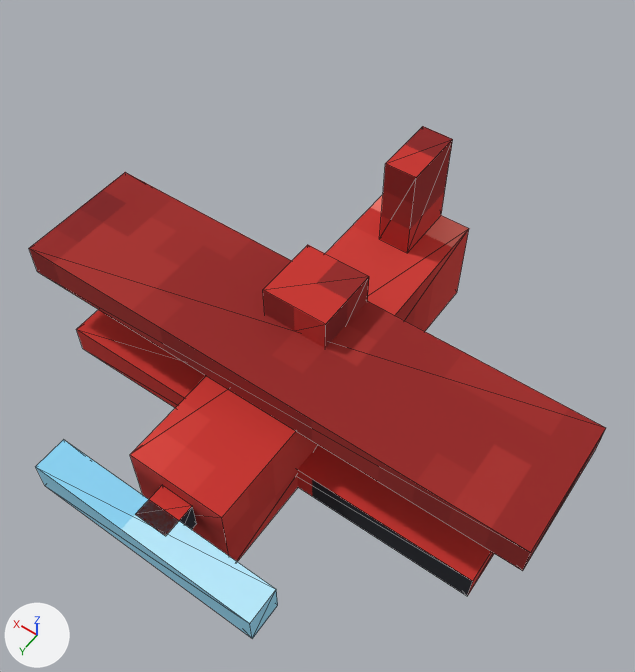
The glTF model public/assets/models/units/lfighter_red.glb: old version first, new version second.
Both versions are drawn from a camera (50 mm lens) standing at (-0.559, 0.842, 2.024) and looking at (0.016, 0.036, 0.757). Lighting does not change. The marker at lower left points along +X, +Y and +Z. The picture after the commit comes second. Mesh edges are drawn as thin lines. Vertices at exactly the same position are counted once.

The scene before the commit, as lines of its bpy script (objects in view):
```python
me_body_rigid_batch = bpy.data.meshes.new('body rigid batch')
me_body_rigid_batch.from_pydata(...)  # 40 vertices, 56 faces; spans x -0.5..0.5, y -0.312..0.438, z 0.0..0.375
me_body_rigid_batch.materials.append(mat_paint)  # picture img_paint
me_prop_rigid_batch = bpy.data.meshes.new('prop rigid batch')
me_prop_rigid_batch.from_pydata(...)  # 16 vertices, 22 faces; spans x -0.219..0.219, y -0.031..0.062, z -0.031..0.031
me_prop_rigid_batch.materials.append(mat_paint)  # picture img_paint
ob_body = bpy.data.objects.new('body', me_body_rigid_batch)
ob_body.parent = ob_root
ob_body.location = (0.0, 0.0, 0.625)
ob_prop = bpy.data.objects.new('prop', me_prop_rigid_batch)
ob_prop.parent = ob_body
ob_prop.location = (0.0, 0.469, 0.125)
```
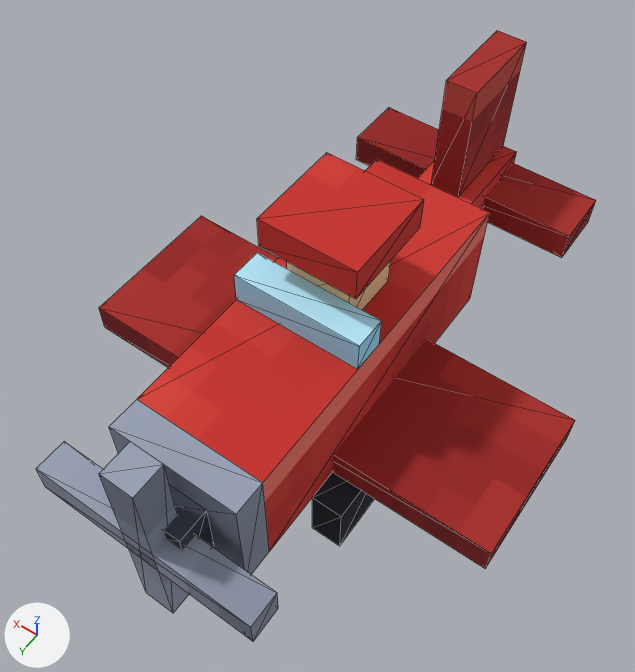
Boxes (x1, y1, x2, y2) around the edits, measured in the pictures (635 x 672 px; the box of a moved part takes in the faces that stretch with it):
'body', reshaped, turned
    before: (29, 126, 606, 596)
    after: (99, 30, 596, 574)
'prop', reshaped, turned, moved
    before: (36, 440, 278, 639)
    after: (36, 442, 278, 641)
part 1 of me_body_rigid_batch, moved or reshaped
    before: (379, 126, 453, 253)
    after: (431, 30, 527, 197)
part 2 of me_body_rigid_batch, added (red)
    after: (257, 153, 424, 299)
part 3 of me_body_rigid_batch, added (red)
    after: (356, 108, 596, 258)
part 4 of me_body_rigid_batch, added
    after: (312, 472, 374, 546)
part 5 of me_body_rigid_batch, moved or reshaped
    before: (263, 245, 369, 348)
    after: (234, 253, 382, 369)
part 6 of me_body_rigid_batch, added (red)
    after: (99, 216, 575, 569)
part 7 of me_body_rigid_batch, rebuilt (12% wider, 13% taller)
    before: (130, 195, 469, 562)
    after: (109, 159, 490, 574)
part 8 of me_body_rigid_batch, deleted (red)
    before: (29, 172, 606, 571)
part 9 of me_body_rigid_batch, deleted
    before: (76, 309, 494, 596)
part 10 of me_body_rigid_batch, added (brown)
    after: (287, 262, 390, 310)
part 11 of me_body_rigid_batch, added (red)
    after: (418, 146, 516, 209)
part 12 of me_prop_rigid_batch, moved or reshaped
    before: (36, 440, 278, 639)
    after: (36, 442, 278, 641)
part 13 of me_prop_rigid_batch, added
    after: (99, 442, 189, 613)
part 14 of me_prop_rigid_batch, added
    after: (164, 485, 214, 550)
part 15 of me_prop_rigid_batch, deleted (red)
    before: (135, 485, 197, 536)

The change, as a diff of the scene's bpy script:
```diff
--- a/public/assets/models/units/lfighter_red.glb.py
+++ b/public/assets/models/units/lfighter_red.glb.py
@@ me_body_rigid_batch @@
 # used by ob_body; parent = ob_root; location = (0.0, 0.0, 0.625)
-me_body_rigid_batch.from_pydata(...)  # 40 vertices, 56 faces; spans x -0.5..0.5, y -0.312..0.438, z 0.0..0.375
+me_body_rigid_batch.from_pydata(...)  # 84 vertices, 118 faces; spans x -0.438..0.438, y -0.562..0.438, z -0.125..0.438
+# me_body_rigid_batch part 1: the loose piece of 8 vertices spanning x -0.031..0.031, y -0.312..-0.188, z 0.188..0.375 is scaled about its middle by (1, 1.5, 1.33), then moved by (0.0, -0.219, 0.031)
+# me_body_rigid_batch part 2: a new loose piece, a box spanning x -0.094..0.094, y -0.094..0.094, z 0.375..0.438, in mat_paint (picture img_paint)
+# me_body_rigid_batch part 3: a new loose piece, a box spanning x -0.25..0.25, y -0.562..-0.438, z 0.094..0.156, in mat_paint (picture img_paint)
+# me_body_rigid_batch part 4: a new loose piece, a box spanning x -0.188..-0.125, y 0.125..0.25, z -0.125..0.0, in mat_paint (picture img_paint)
+# me_body_rigid_batch part 5: the loose piece of 8 vertices spanning x -0.062..0.062, y 0.0..0.125, z 0.188..0.312 is scaled about its middle by (2, 0.5, 0.5), then moved by (0.0, 0.031, 0.031)
+# me_body_rigid_batch part 6: a new loose piece, a box spanning x -0.438..0.438, y -0.125..0.188, z 0.0..0.062, in mat_paint (picture img_paint)
+# me_body_rigid_batch part 7: the loose piece of 8 vertices spanning x -0.094..0.094, y -0.312..0.438, z 0.0..0.188 is rebuilt with 12 vertices and now spans x -0.125..0.125, y -0.312..0.438, z 0.0..0.25
+# me_body_rigid_batch part 8: the loose piece of 8 vertices spanning x -0.5..0.5, y 0.0..0.25, z 0.188..0.25 is deleted
+# me_body_rigid_batch part 9: the loose piece of 8 vertices spanning x -0.438..0.438, y 0.0..0.25, z 0.0..0.062 is deleted
+# me_body_rigid_batch part 10: 8 vertices added at x -0.062..0.062, y -0.062..0.062, z 0.25..0.375
+# me_body_rigid_batch part 11: 8 vertices added at x -0.062..0.062, y -0.562..-0.312, z 0.062..0.188
+# other edits to the shape of me_body_rigid_batch do not show in these pictures
 me_body_rigid_batch.materials.append(mat_paint)
@@ me_prop_rigid_batch @@
 # used by ob_prop; parent = ob_body; location = (0.0, 0.469, 0.125)
-me_prop_rigid_batch.from_pydata(...)  # 16 vertices, 22 faces; spans x -0.219..0.219, y -0.031..0.062, z -0.031..0.031
+me_prop_rigid_batch.from_pydata(...)  # 24 vertices, 36 faces; spans x -0.219..0.219, y -0.062..0.031, z -0.219..0.219
+# me_prop_rigid_batch part 12: the loose piece of 8 vertices spanning x -0.219..0.219, y 0.0..0.062, z -0.031..0.031 is moved by (0.0, -0.031, 0.0)
+# me_prop_rigid_batch part 13: a new loose piece, a box spanning x -0.031..0.031, y -0.031..0.031, z -0.219..0.219, in mat_paint (picture img_paint)
+# me_prop_rigid_batch part 14: a new loose piece, a box spanning x -0.062..0.062, y -0.062..0.0, z -0.062..0.062, in mat_paint (picture img_paint)
+# me_prop_rigid_batch part 15: the loose piece of 8 vertices spanning x -0.031..0.031, y -0.031..0.031, z -0.031..0.031 is deleted
 me_prop_rigid_batch.materials.append(mat_paint)
@@ ob_body @@
 ob_body.location = (0.0, 0.0, 0.625)
+ob_body.rotation_euler = (-0.00977, -0.0146, 0.000173)  # degrees (-0.6, -0.8, 0)
@@ ob_prop @@
 ob_prop.parent = ob_body
-ob_prop.location = (0.0, 0.469, 0.125)
+ob_prop.location = (0.0, 0.5, 0.125)
```
